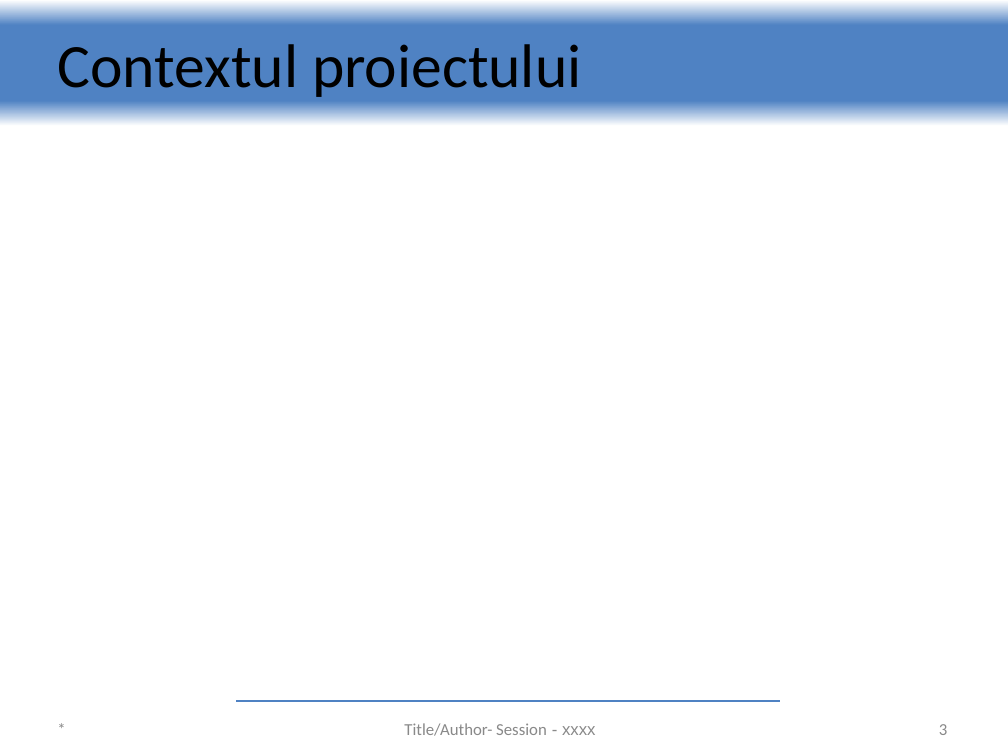
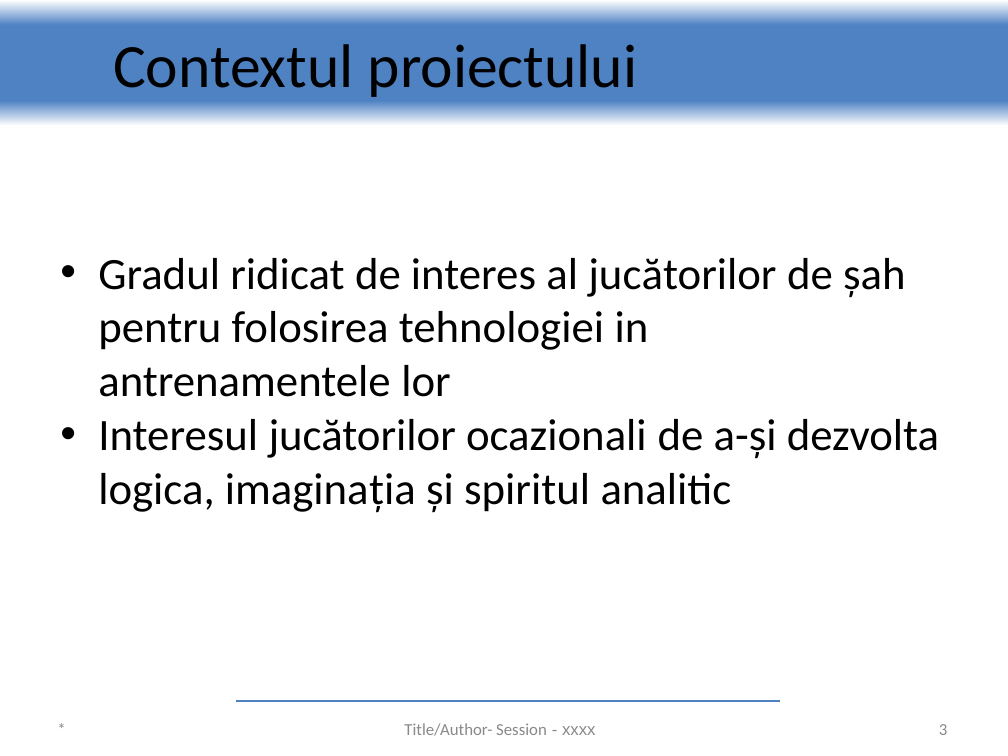
Before and after one commit to davidbalazs/chessEngine-documentation, a slide deck: slide 3 of Documentation written by me/Prezentarea finala/resurse/template_prezentare.pptx. Drawn at 1008x756 pixels with LibreOffice and Linux fonts; fonts in the diff are those of the drawing; background and template pictures are left out. Boxes give left, top, right and bottom in pixels: in the first picture for what was removed or moved away, otherwise in the second. Text is boxed around its words. In the diff, an @@ line names an element or a change of style, - is before the commit and + after.

```diff
--- a/Documentation written by me/Prezentarea finala/resurse/template_prezentare.pptx
+++ b/Documentation written by me/Prezentarea finala/resurse/template_prezentare.pptx
@@ title "Contextul proiectului": place and size @@
-title "Contextul proiectului" at box(57, 44, 581, 97)
+title "Contextul proiectului" at box(113, 44, 637, 97)
@@ text added at box(98, 258, 939, 513), 32 pt, text #000000 @@
+• Gradul ridicat de interes al jucătorilor de șah pentru folosirea tehnologiei in antrenamentele lor
+• Interesul jucătorilor ocazionali de a-și dezvolta logica, imaginația și spiritul analitic
```
Also in this commit, not shown: 4 other slides changed, 1 slide added, 1 slide removed, 2 other files.
